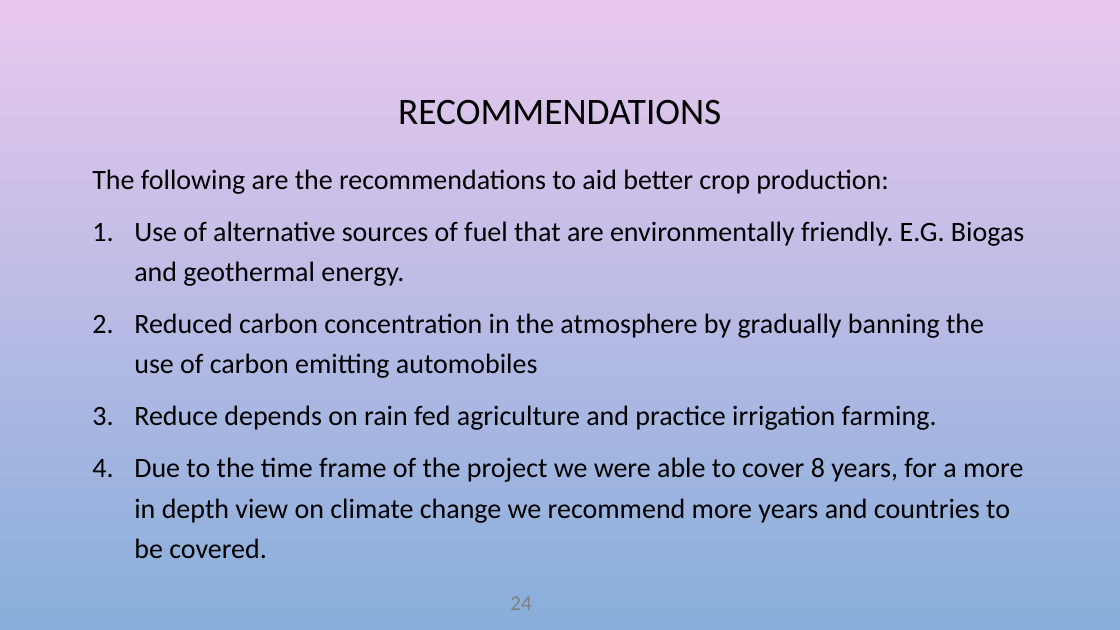
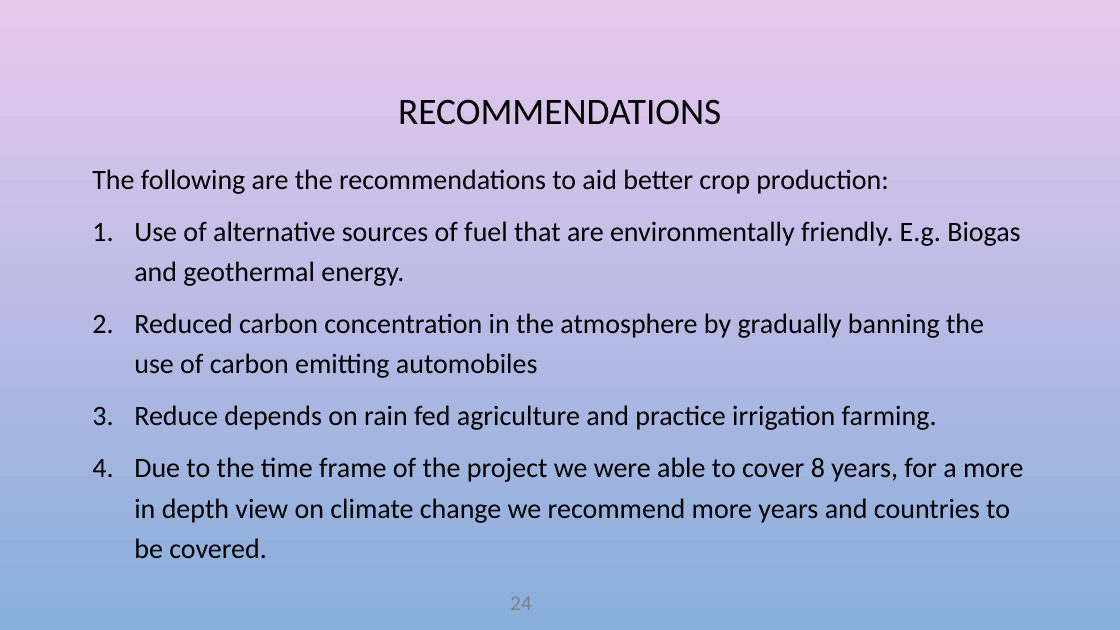
Before and after one commit to Women-Techsters-Fellowship-2021/Climate-Change-and-Crop-Production, a slide deck: slide 24 of Climate Change and It's effect on Crop yeild/Climate change and its effect on crop yield.pptx. Drawn at 1120x630 pixels with LibreOffice and Linux fonts; fonts in the diff are those of the drawing; background and template pictures are left out. Boxes give left, top, right and bottom in pixels: in the first picture for what was removed or moved away, otherwise in the second. Text is boxed around its words. In the diff, an @@ line names an element or a change of style, - is before the commit and + after.

```diff
--- a/Climate Change and It's effect on Crop yeild/Climate change and its effect on crop yield.pptx
+++ b/Climate Change and It's effect on Crop yeild/Climate change and its effect on crop yield.pptx
@@ text at (x1=134, y1=221, x2=1020, y2=286): text changed @@
-1. Use of alternative sources of fuel that are environmentally friendly. E.G. Biogas and geothermal energy.
+1. Use of alternative sources of fuel that are environmentally friendly. E.g. Biogas and geothermal energy.
```
Also in this commit, not shown: 7 other slides changed, 3 other files.
